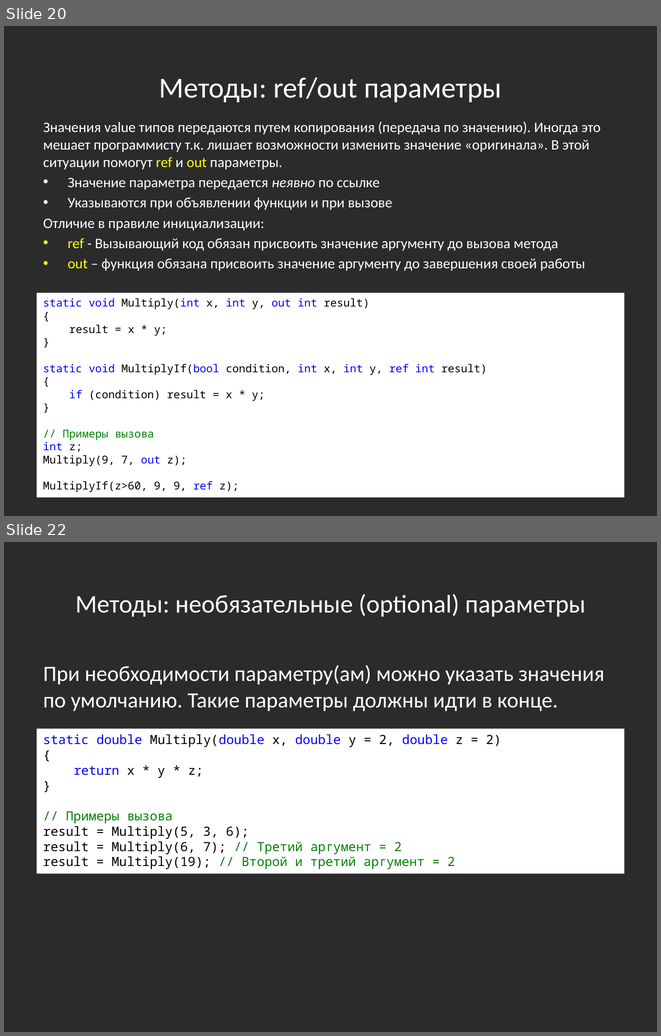
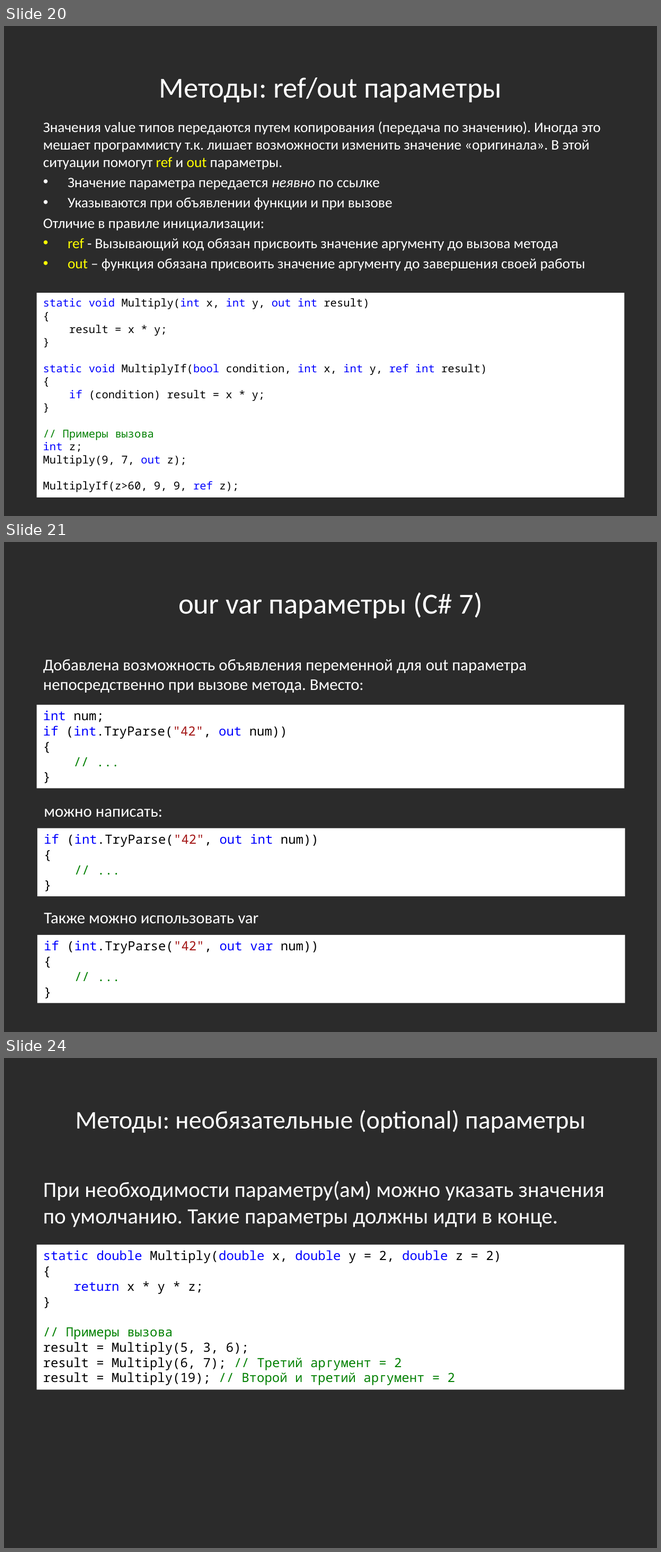
Before and after one commit to bazile/Training, a slide deck: Presentation/lesson-02-oop.pptx. Shown one above the other, each under a label of ours: slides 20 and 22 before the commit, slides 20, 21 and 24 after it; the slides between them are not shown. The pictures are 661x1036 and 661x1552 pixels, drawn with LibreOffice and Linux fonts; fonts in the diff are those of the drawing; background and template pictures are left out; a plain dark background stands for a picture behind light text. Boxes give left, top, right and bottom in pixels: in the first picture for what was removed or moved away, otherwise in the second. Text is boxed around its words. In the diff, an @@ line names an element or a change of style, - is before the commit and + after.

```diff
--- a/Presentation/lesson-02-oop.pptx
+++ b/Presentation/lesson-02-oop.pptx
@@ slide 21 added at (4,542,657,1032), background picture (left out) @@
@@ text added at (178,592,482,618), 32 pt, text #FFFFFF @@
+our var параметры (C# 7)
@@ text added at (43,659,527,693), 18 pt, text #FFFFFF @@
+Добавлена возможность объявления переменной для out параметра непосредственно при вызове метода. Вместо:
@@ rectangle added at (37,705,624,788), fill #FFFFFF, 14 pt, text #000000 @@
+int num;
+if (int.TryParse("42", out num))
+{
+// ...
+}
@@ text added at (44,809,162,817), 18 pt, text #FFFFFF @@
+можно написать:
@@ rectangle added at (37,828,625,896), fill #FFFFFF, 14 pt, text #000000 @@
+if (int.TryParse("42", out int num))
+{
+// ...
+}
@@ text added at (44,912,259,924), 18 pt, text #FFFFFF @@
+Также можно использовать var
@@ rectangle added at (37,934,625,1003), fill #FFFFFF, 14 pt, text #000000 @@
+if (int.TryParse("42", out var num))
+{
+// ...
+}
@@ what was slide 22 is now slide 24 @@
```
Also in this commit, not shown: 1 slide changed, 1 other slide added, 23 other files.
